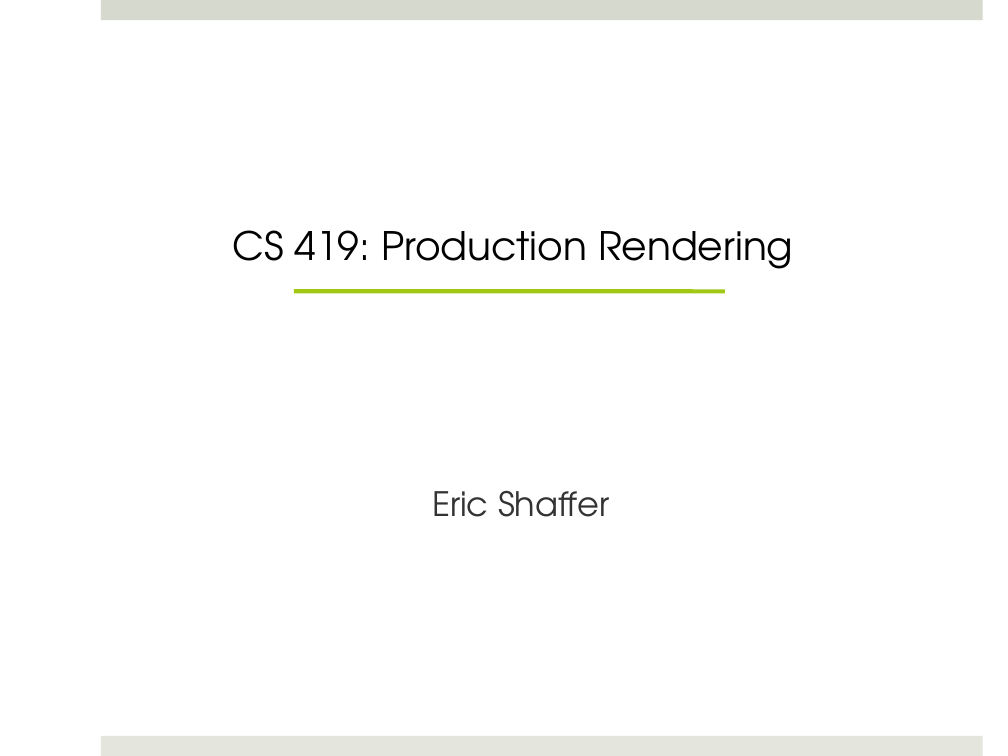
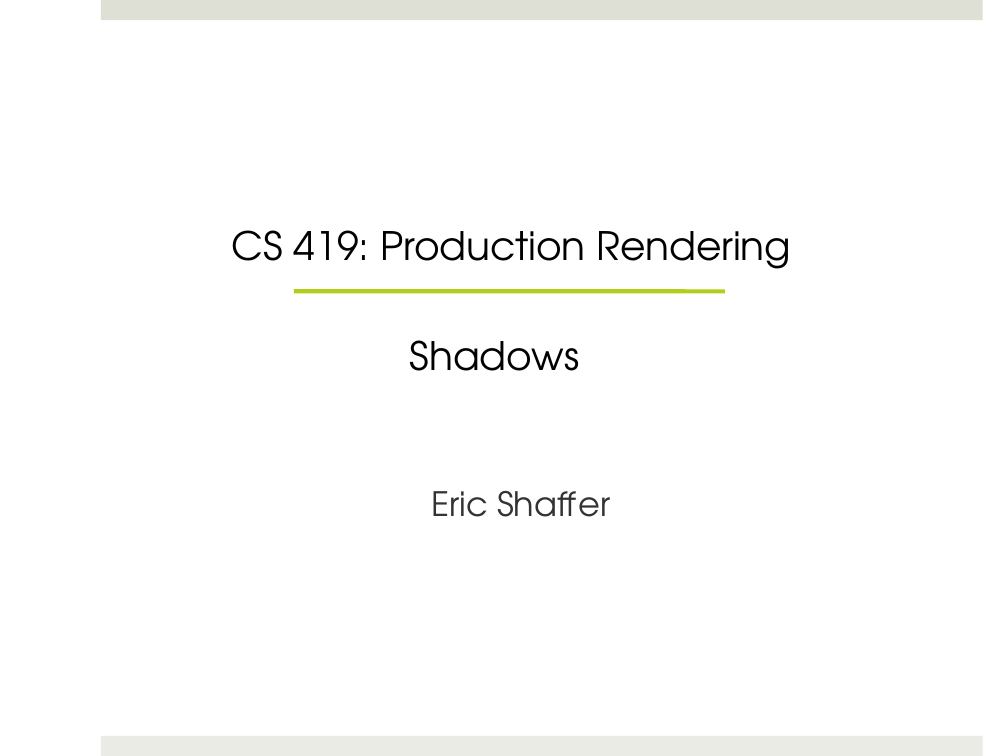
Before and after one commit to shaffer1/UIllinois_Rendering, a slide deck: slide 1 of Lecture-8-Shadows.pptx. Drawn at 1008x756 pixels with LibreOffice and Linux fonts; fonts in the diff are those of the drawing. Boxes give left, top, right and bottom in pixels: in the first picture for what was removed or moved away, otherwise in the second. Text is boxed around its words. In the diff, an @@ line names an element or a change of style, - is before the commit and + after.

```diff
--- a/Lecture-8-Shadows.pptx
+++ b/Lecture-8-Shadows.pptx
@@ title "CS 419: Production Rendering" at box(232, 230, 792, 269): letter spacing 0 to -0.1 pt in "Production Rendering"; alignment centre to left; indent changed; more space between paragraphs; vertical alignment middle to top @@
@@ text added at box(410, 340, 579, 371), 28 pt, text #000000 @@
+Shadows
```
Also in this commit, not shown: 2 other slides changed, 18 slides added, 2 slides removed.
